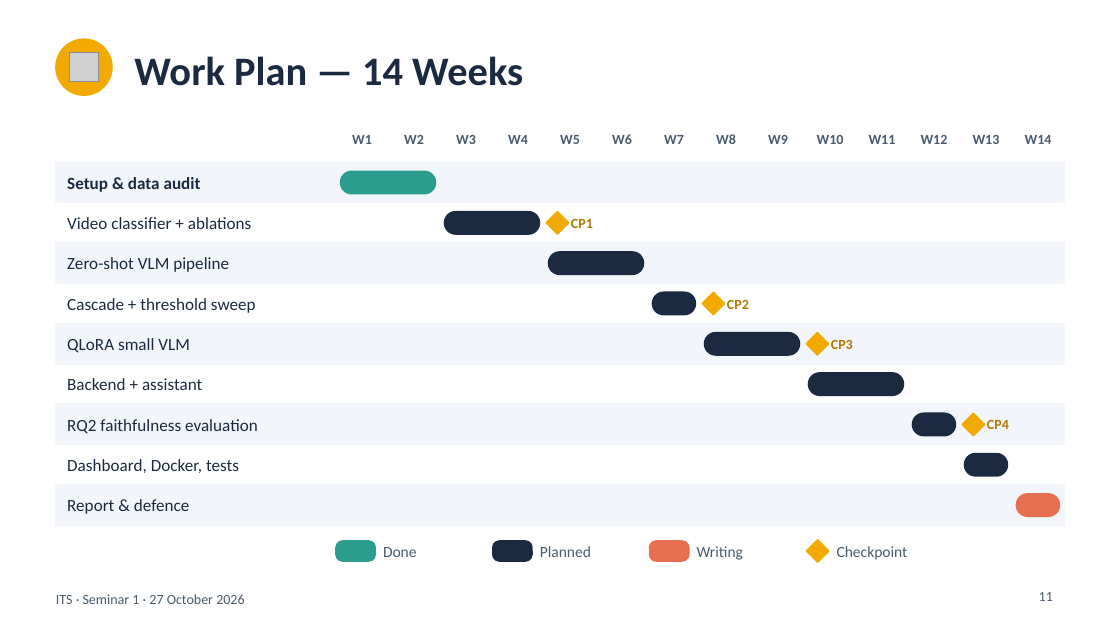
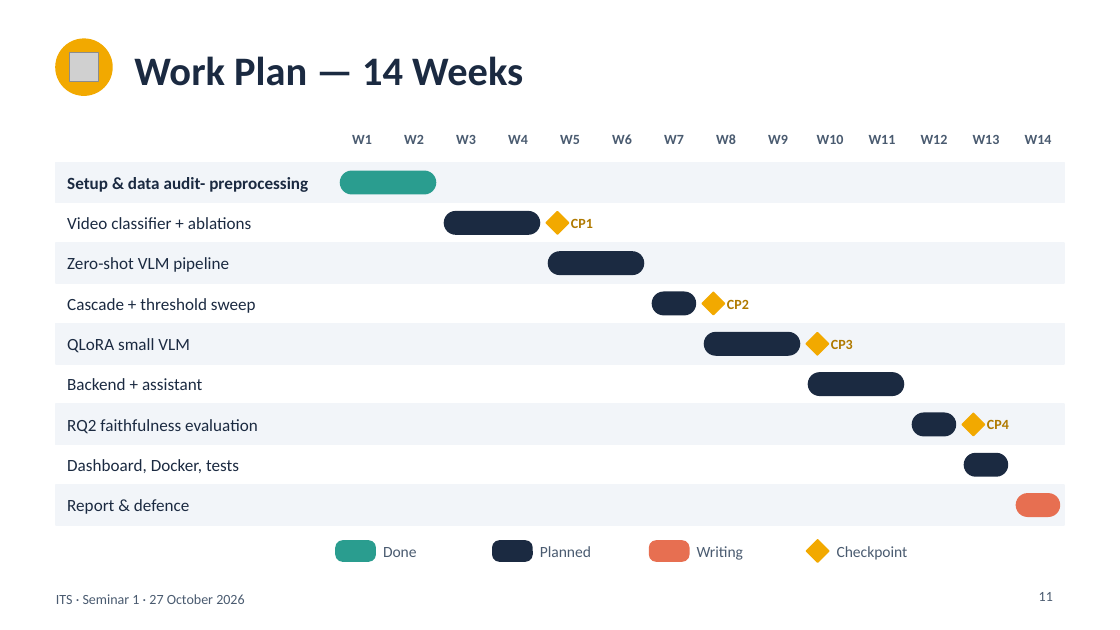
Before and after one commit to JudyDukmak/cctv-accident-ITS-system, a slide deck: slide 11 of Presentations/ITS_Seminar1_Presentation.pptx. Drawn at 1120x630 pixels with LibreOffice and Linux fonts; fonts in the diff are those of the drawing; grey boxes stand for pictures. Boxes give left, top, right and bottom in pixels: in the first picture for what was removed or moved away, otherwise in the second. Text is boxed around its words. In the diff, an @@ line names an element or a change of style, - is before the commit and + after.

```diff
--- a/Presentations/ITS_Seminar1_Presentation.pptx
+++ b/Presentations/ITS_Seminar1_Presentation.pptx
@@ text at box(67, 177, 308, 192): text changed @@
-Setup & data audit
+Setup & data audit- preprocessing
```
Also in this commit, not shown: 10 other slides changed.
